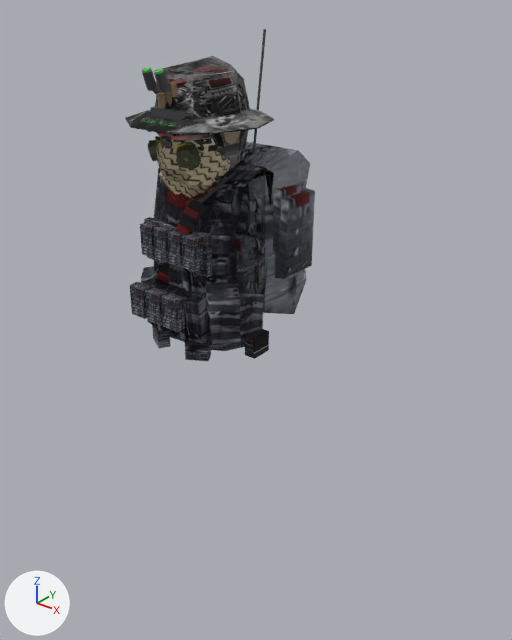
One commit to the FBX model Game/CrimsonDraft/Assets/Art/Models/CharactersFBX/MarineRigged/Variants/SoldierCharacterRigged_Variants.fbx: the scene before it, then after it.
One viewpoint serves both versions: a 50 mm lens placed at (1.481, -1.612, 2.176), pointed at (0.069, 0.154, 1.081). The axes (+X, +Y, +Z) are drawn at lower left. The lights are the same throughout. The first picture is the older version.

Names of what the first picture shows: 'Backpack_Default', 'Backpack_Large', 'Helmet_Boonie', 'Helmet_FastNVG', 'Mask_Shemagh', 'Vest_Bandolier', 'Vest_BeltPouches', 'Vest_ChestRig', 'Vest_PlateCarrier' and 12 more.
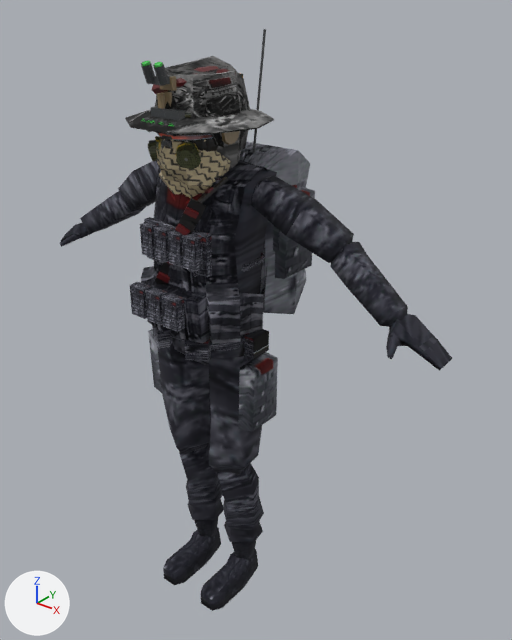
The change, as a list of edits to the scene's bpy script:
```text
Change me_helmet_fastnvg:
    used by ob_helmet_fastnvg; location = (0.0, 0.0, 0.0)
    remove me_helmet_fastnvg.from_pydata(...)  # 144 vertices, 114 faces; spans x -0.117..0.117, y -0.22..0.138, z 1.696..1.965
    add me_helmet_fastnvg.from_pydata(...)  # 144 vertices, 114 faces; spans x -0.117..0.117, y -0.221..0.139, z 1.696..1.969
    me_helmet_fastnvg part 1: the loose piece of 8 vertices spanning x -0.025..0.025, y -0.159..-0.143, z 1.873..1.908 is moved by (0.0, -0.001, 0.018)
    me_helmet_fastnvg part 2: the loose piece of 8 vertices spanning x -0.015..0.015, y -0.195..-0.155, z 1.89..1.91 is moved by (0.0, -0.001, 0.018)
    me_helmet_fastnvg part 3: the loose piece of 16 vertices spanning x -0.038..-0.01, y -0.219..-0.177, z 1.89..1.947 is moved by (0.0, -0.001, 0.018)
    me_helmet_fastnvg part 4: the loose piece of 16 vertices spanning x -0.037..-0.011, y -0.22..-0.194, z 1.937..1.951 is moved by (0.0, -0.001, 0.018)
    me_helmet_fastnvg part 5: the loose piece of 16 vertices spanning x 0.01..0.038, y -0.219..-0.177, z 1.89..1.947 is moved by (0.0, -0.001, 0.018)
    me_helmet_fastnvg part 6: the loose piece of 16 vertices spanning x 0.011..0.037, y -0.22..-0.194, z 1.937..1.951 is moved by (0.0, -0.001, 0.018)
    other edits to the shape of me_helmet_fastnvg do not show in these pictures
Add me_cube_065:
    me_cube_065.from_pydata(...)  # 534 vertices, 498 faces; spans x -0.83..0.83, y -0.19..0.14, z 0.0..1.92
    me_cube_065.materials.append(mat_soldier2)  # picture img_marinetexture_png
Add ob_marine:
    ob_marine = bpy.data.objects.new('Marine', me_cube_065)
    ob_marine.location = (0.0, 0.0, 0.0)
```

Changed parts and their boxes (x1, y1, x2, y2) in the pictures (512 x 640 px; the box of a moved part takes in the faces that stretch with it):
'Marine', added: after (60, 160, 452, 611)
'Helmet_FastNVG', reshaped: before (142, 56, 250, 151); after (141, 56, 250, 151)
part 1 of me_helmet_fastnvg, moved or reshaped: before (160, 83, 177, 97); after (160, 76, 177, 91)
part 2 of me_helmet_fastnvg, moved or reshaped: before (153, 82, 171, 92); after (153, 76, 170, 85)
part 3 of me_helmet_fastnvg, moved or reshaped: before (142, 70, 156, 91); after (141, 63, 155, 84)
part 4 of me_helmet_fastnvg, moved or reshaped: before (142, 67, 151, 73); after (141, 61, 151, 66)
part 5 of me_helmet_fastnvg, moved or reshaped: before (154, 72, 169, 92); after (154, 64, 169, 86)
part 6 of me_helmet_fastnvg, moved or reshaped: before (154, 69, 164, 75); after (153, 62, 163, 68)
